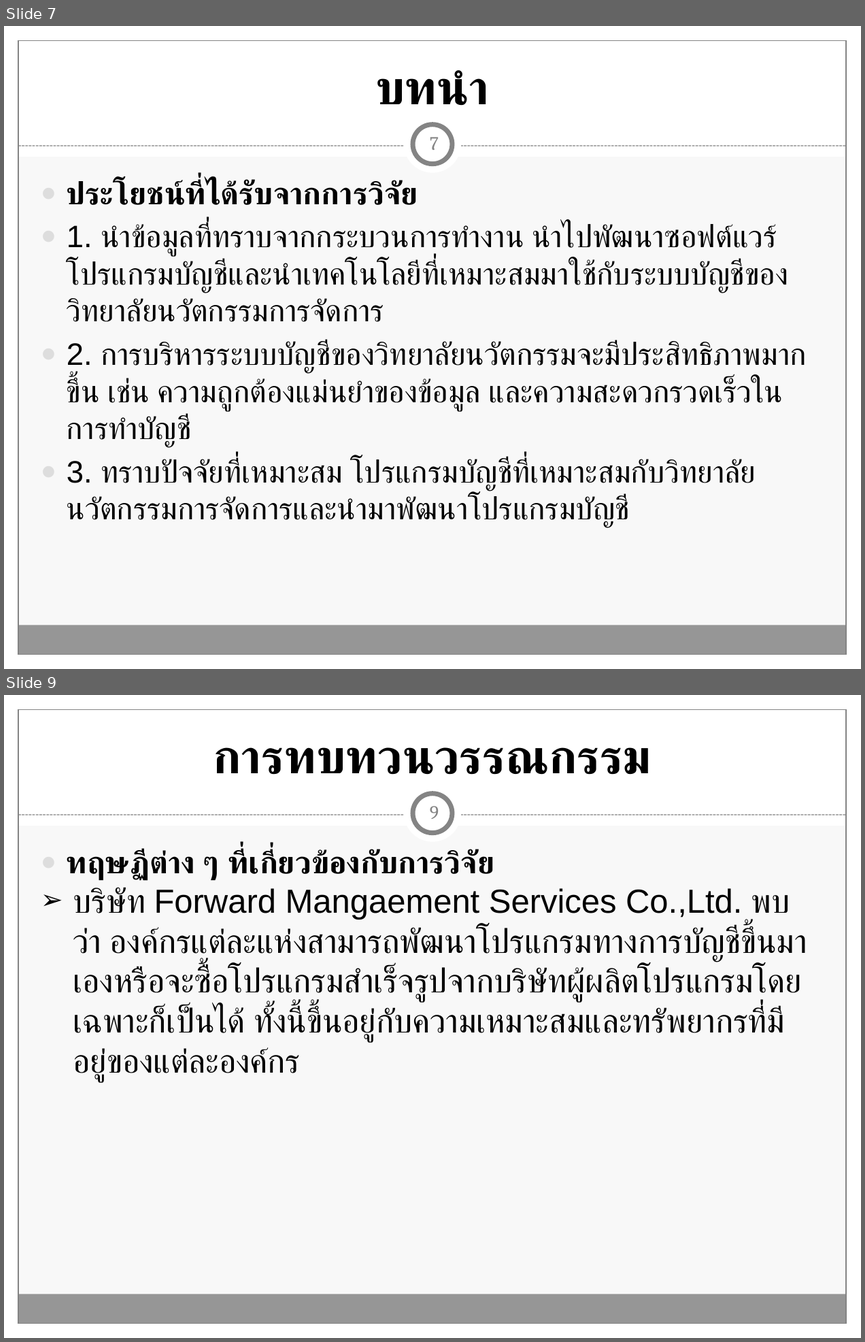
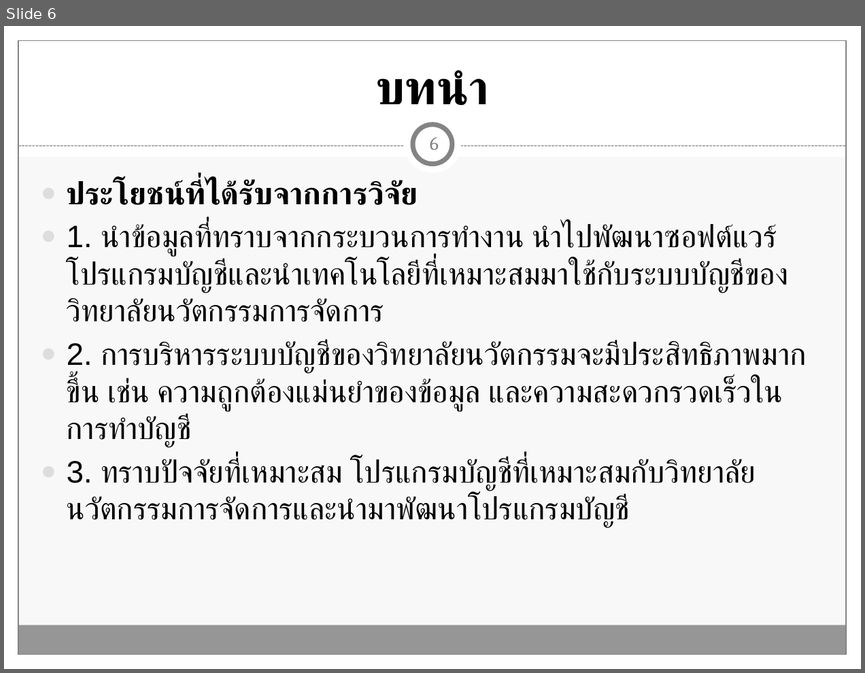
Before and after one commit to Tanandara/research, a slide deck: ฐานันดร์(โปรแกรมบัญชี RCIM)-Workshop (MBA).pptx. Shown one above the other, each under a label of ours: slides 7 and 9 before the commit, slide 6 after it; the slides between them are not shown. The pictures are 865x1342 and 865x673 pixels, drawn with LibreOffice and Linux fonts; fonts in the diff are those of the drawing. Boxes give left, top, right and bottom in pixels: in the first picture for what was removed or moved away, otherwise in the second. Text is boxed around its words. In the diff, an @@ line names an element or a change of style, - is before the commit and + after.

```diff
--- a/ฐานันดร์(โปรแกรมบัญชี RCIM)-Workshop (MBA).pptx
+++ b/ฐานันดร์(โปรแกรมบัญชี RCIM)-Workshop (MBA).pptx
@@ slide 9 removed at box(4, 695, 861, 1338), background #F8F8F8; not listed: 9 template elements that a slide beside it also shows @@
@@ title removed at box(213, 747, 651, 775) @@
-การทบทวนวรรณกรรม
@@ page number removed at box(430, 806, 439, 819) @@
-9
@@ text removed at box(67, 849, 806, 1082) @@
-● ทฤษฏีต่าง ๆ ที่เกี่ยวข้องกับการวิจัย
-➢ บริษัท Forward Mangaement Services Co.,Ltd. พบว่า องค์กรแต่ละแห่งสามารถพัฒนาโปรแกรมทางการบัญชีขึ้นมาเองหรือจะซื้อโปรแกรมสำเร็จรูปจากบริษัทผู้ผลิตโปรแกรมโดยเฉพาะก็เป็นได้ ทั้งนี้ขึ้นอยู่กับความเหมาะสมและทรัพยากรที่มีอยู่ของแต่ละองค์กร
@@ what was slide 7 is now slide 6 @@
@@ page number at box(430, 137, 439, 150): text changed @@
-7
+6
```
Also in this commit, not shown: 6 slides changed, 8 other slides removed, 1 other file.
